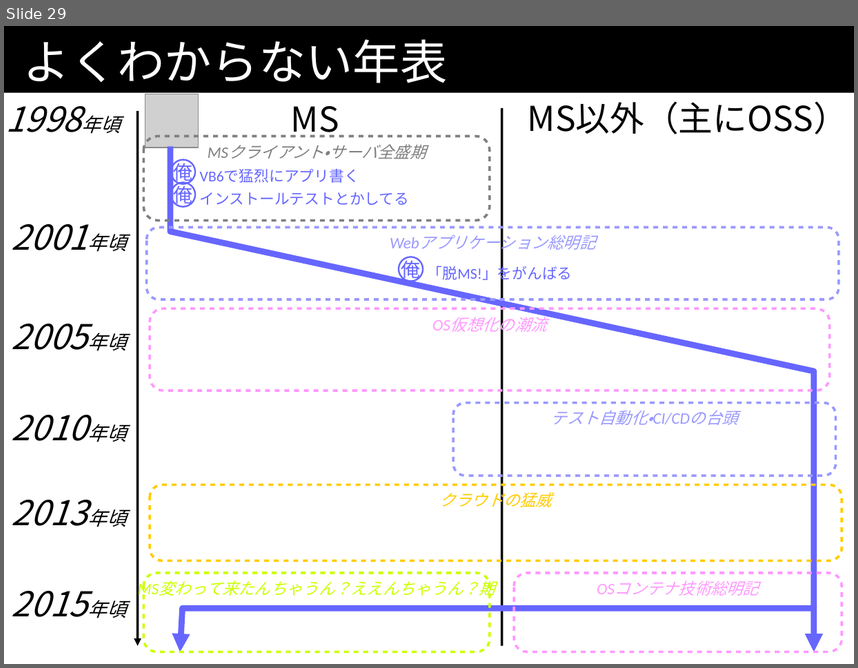
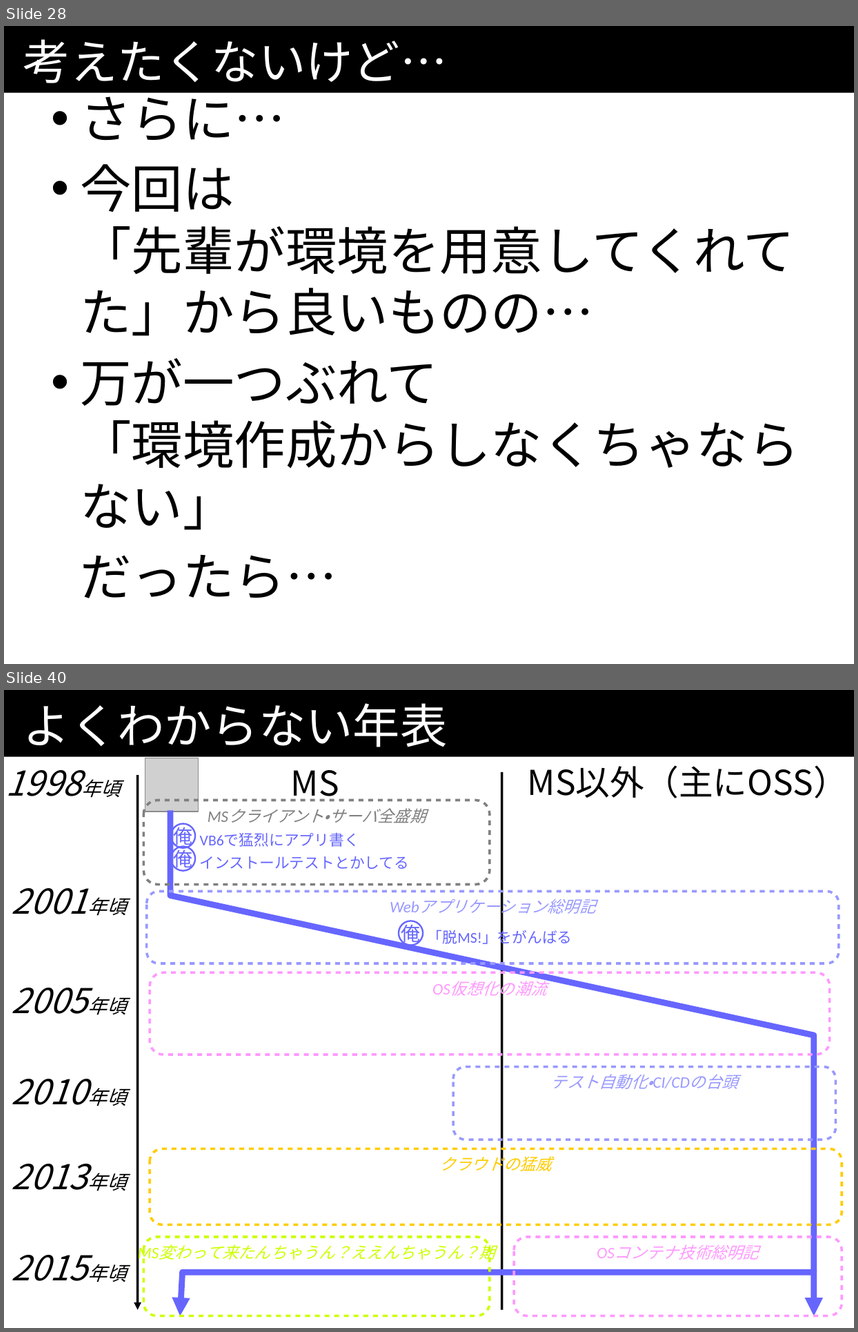
Before and after one commit to kazuhito-m/kazuhito-m.github.io, a slide deck: _drafts/comcamp2016.odp. Shown one above the other, each under a label of ours: slide 29 before the commit, slides 28 and 40 after it; the slides between them are not shown. The pictures are 858x668 and 858x1332 pixels, drawn with LibreOffice and Linux fonts; fonts in the diff are those of the drawing; grey boxes stand for pictures. Boxes give left, top, right and bottom in pixels: in the first picture for what was removed or moved away, otherwise in the second. Text is boxed around its words. In the diff, an @@ line names an element or a change of style, - is before the commit and + after.

```diff
--- a/_drafts/comcamp2016.odp
+++ b/_drafts/comcamp2016.odp
@@ slide 28 added at (4, 26, 854, 664), background #FFFFFF; not listed: 1 template element that a slide beside it also shows @@
@@ title added at (23, 39, 448, 83), 44 pt, text #FFFFFF @@
+考えたくないけど…
@@ text added at (80, 85, 800, 598), 48 pt, text #000000 @@
+• さらに…
+• 今回は
+  「先輩が環境を用意してくれてた」から良いものの…
+• 万が一つぶれて
+  「環境作成からしなくちゃならない」
+だったら…
@@ what was slide 29 is now slide 40 @@
```
Also in this commit, not shown: 2 slides changed, 11 other slides added, 1 slide removed.
